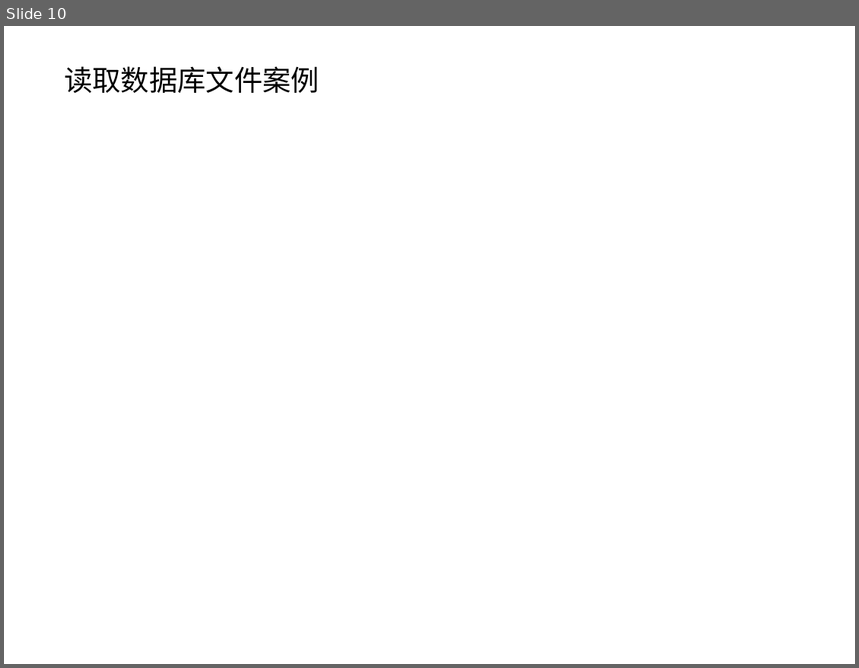
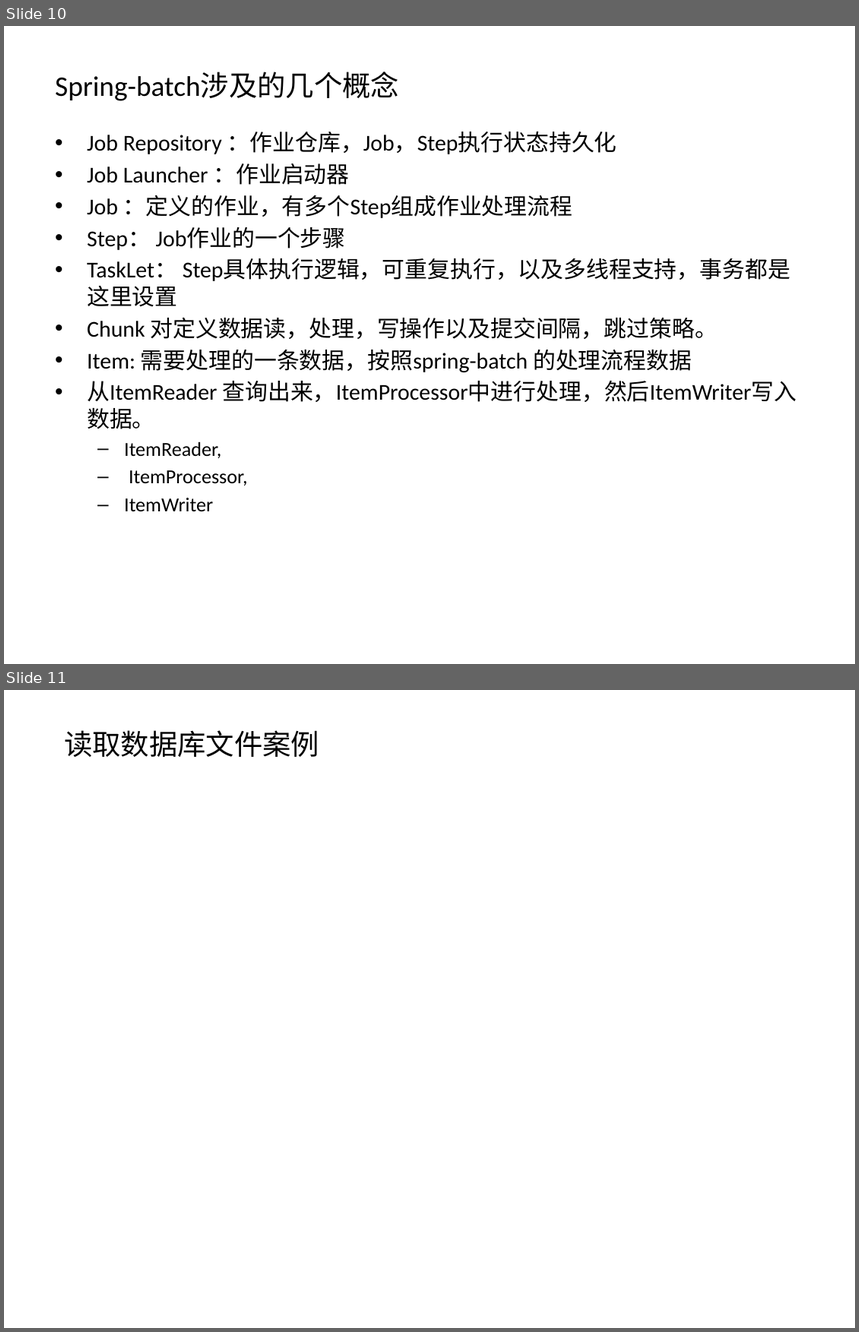
Before and after one commit to JKAK47/spring-batch-demo, a slide deck: src/main/resources/doc/Spring-batch.pptx. Shown one above the other, each under a label of ours: slide 10 before the commit, slides 10 and 11 after it. The pictures are 859x668 and 859x1332 pixels, drawn with LibreOffice and Linux fonts; fonts in the diff are those of the drawing. Boxes give left, top, right and bottom in pixels: in the first picture for what was removed or moved away, otherwise in the second. Text is boxed around its words. In the diff, an @@ line names an element or a change of style, - is before the commit and + after.

Commit message:
pptx 修改
pptx 修改

```diff
--- a/src/main/resources/doc/Spring-batch.pptx
+++ b/src/main/resources/doc/Spring-batch.pptx
@@ slide 10 added at (4,26,855,664), background #FFFFFF @@
@@ title added at (55,72,399,101), 24 pt, text #000000 @@
+Spring-batch涉及的几个概念
@@ text added at (87,131,797,512), 19.2 pt, text #000000 @@
+• Job Repository ：作业仓库，Job，Step执行状态持久化
+• Job Launcher ：作业启动器
+• Job ：定义的作业，有多个Step组成作业处理流程
+• Step： Job作业的一个步骤
+• TaskLet： Step具体执行逻辑，可重复执行，以及多线程支持，事务都是这里设置
+• Chunk 对定义数据读，处理，写操作以及提交间隔，跳过策略。
+• Item: 需要处理的一条数据，按照spring-batch 的处理流程数据
+• 从ItemReader 查询出来，ItemProcessor中进行处理，然后ItemWriter写入数据。
+  – ItemReader,
+  – ItemProcessor,
+  – ItemWriter
@@ what was slide 10 is now slide 11 @@
```
Also in this commit, not shown: 3 other files.
